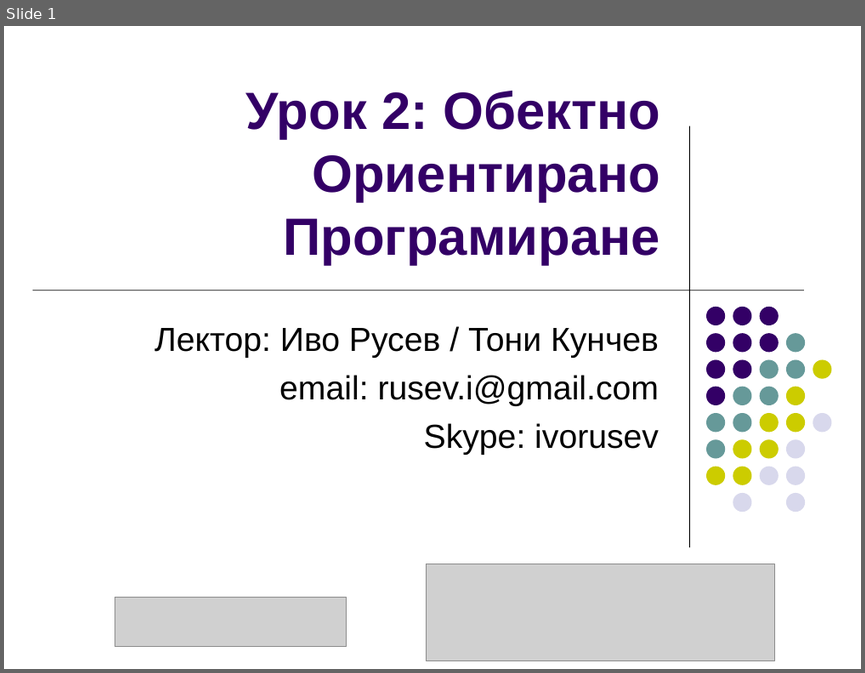
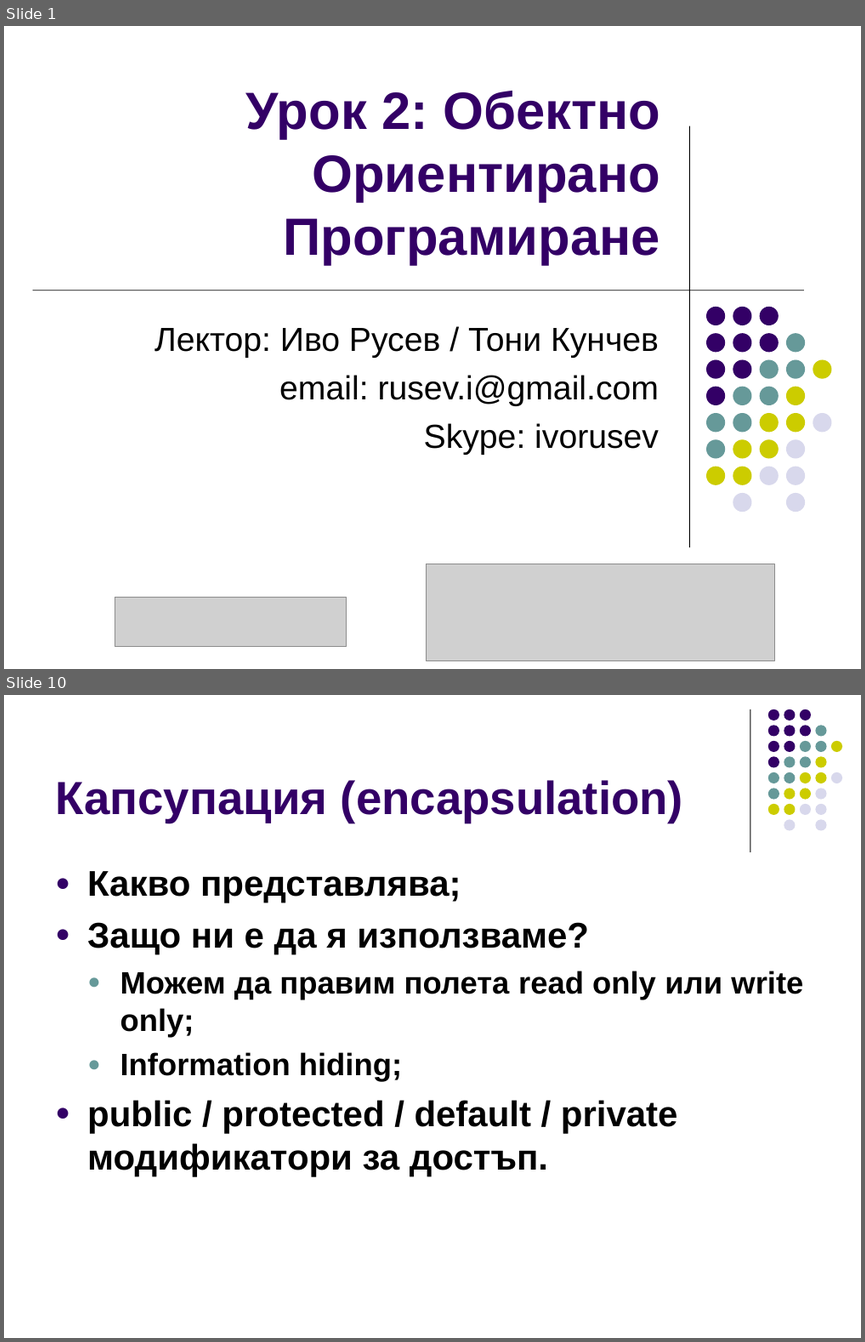
Before and after one commit to ivorusev/startup-factory-java-course, a slide deck: 2-OOP.ppt. Shown one above the other, each under a label of ours: slide 1 before the commit, slides 1 and 10 after it; the slides between them are not shown. The pictures are 865x673 and 865x1342 pixels, drawn with LibreOffice and Linux fonts; fonts in the diff are those of the drawing; grey boxes stand for pictures. Boxes give left, top, right and bottom in pixels: in the first picture for what was removed or moved away, otherwise in the second. Text is boxed around its words. In the diff, an @@ line names an element or a change of style, - is before the commit and + after.

```diff
--- a/2-OOP.ppt
+++ b/2-OOP.ppt
@@ slide 10 added at (x1=4, y1=695, x2=861, y2=1338), background #FFFFFF @@
@@ line added from (750, 709) to (750, 851), #000000 0.74 pt @@
@@ title added at (x1=55, y1=780, x2=683, y2=823), 39 pt, text #330066, bold @@
+Капсупация (encapsulation)
@@ group added at (x1=768, y1=709, x2=842, y2=830): 31 ellipses @@
@@ text added at (x1=87, y1=871, x2=803, y2=1176), 30 pt, text #000000, bold @@
+● Какво представлява;
+● Защо ни е да я използваме?
+  ● Можем да правим полета read only или write only;
+  ● Information hiding;
+● public / protected / default / private модификатори за достъп.
```
Also in this commit, not shown: 4 slides changed, 8 other slides added.
